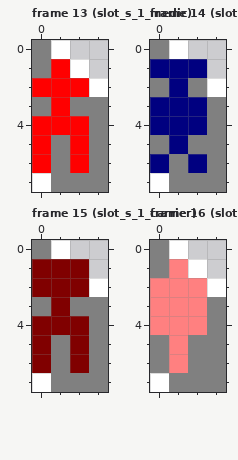
File history of a pixel-art file, assets/aseprite/planetbase_slots_cpc_mode0.aseprite. This is how it looked before the edit.
4x8 pixels, 216 frames. Shown: frame 13 (slot_s_1_medic), frame 14 (slot_s_1_guard), frame 15 (slot_s_1_carrier), frame 16 (slot_s_1_driller). The commit also changed other frames, which this record leaves out.
Now the later version:
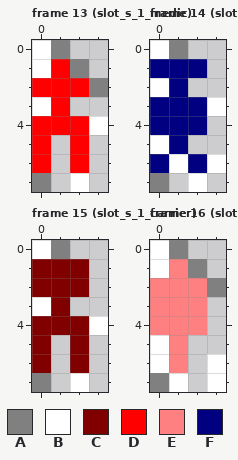
Palette (. is transparent): A #808080  B #ffffff  C #800000  D #ff0000  E #ff8080  F #000080
Diff:
{"where": "frame 13 (slot_s_1_medic)"}
{"frame":13,"y":0,"x":0,"old":"AB","new":"BA"}
{"frame":13,"y":1,"x":0,"old":"A","new":"B"}
{"frame":13,"y":1,"x":2,"old":"B","new":"A"}
{"frame":13,"y":2,"x":3,"old":"B","new":"A"}
{"frame":13,"y":3,"x":0,"old":"A","new":"B"}
{"frame":13,"y":3,"x":2,"old":"AA","new":".."}
{"frame":13,"y":4,"x":3,"old":"A","new":"B"}
{"frame":13,"y":5,"x":1,"old":"A","new":"."}
{"frame":13,"y":5,"x":3,"old":"A","new":"."}
{"frame":13,"y":6,"x":1,"old":"A","new":"."}
{"frame":13,"y":6,"x":3,"old":"A","new":"."}
{"frame":13,"y":7,"x":0,"old":"BAAA","new":"A.B."}
{"where": "frame 14 (slot_s_1_guard)"}
{"frame":14,"y":0,"x":0,"old":"AB","new":"BA"}
{"frame":14,"y":2,"x":0,"old":"A","new":"B"}
{"frame":14,"y":2,"x":2,"old":"AB","new":".."}
{"frame":14,"y":3,"x":3,"old":"A","new":"B"}
{"frame":14,"y":4,"x":3,"old":"A","new":"."}
{"frame":14,"y":5,"x":0,"old":"A","new":"B"}
{"frame":14,"y":5,"x":2,"old":"AA","new":".."}
{"frame":14,"y":6,"x":1,"old":"A","new":"B"}
{"frame":14,"y":6,"x":3,"old":"A","new":"B"}
{"frame":14,"y":7,"x":0,"old":"BAAA","new":"A.B."}
{"where": "frame 15 (slot_s_1_carrier)"}
{"frame":15,"y":0,"x":0,"old":"AB","new":"BA"}
{"frame":15,"y":2,"x":3,"old":"B","new":"."}
{"frame":15,"y":3,"x":0,"old":"A","new":"B"}
{"frame":15,"y":3,"x":2,"old":"AA","new":".."}
{"frame":15,"y":4,"x":3,"old":"A","new":"B"}
{"frame":15,"y":5,"x":1,"old":"A","new":"."}
{"frame":15,"y":5,"x":3,"old":"A","new":"."}
{"frame":15,"y":6,"x":1,"old":"A","new":"."}
{"frame":15,"y":6,"x":3,"old":"A","new":"."}
{"frame":15,"y":7,"x":0,"old":"BAAA","new":"A.B."}
{"where": "frame 16 (slot_s_1_driller)"}
{"frame":16,"y":0,"x":0,"old":"AB","new":"BA"}
{"frame":16,"y":1,"x":0,"old":"A","new":"B"}
{"frame":16,"y":1,"x":2,"old":"B","new":"A"}
{"frame":16,"y":2,"x":3,"old":"B","new":"A"}
{"frame":16,"y":3,"x":3,"old":"A","new":"."}
{"frame":16,"y":4,"x":3,"old":"A","new":"."}
{"frame":16,"y":5,"x":0,"old":"A","new":"B"}
{"frame":16,"y":5,"x":2,"old":"AA","new":".."}
{"frame":16,"y":6,"x":0,"old":"A","new":"B"}
{"frame":16,"y":6,"x":2,"old":"AA","new":".B"}
{"frame":16,"y":7,"x":0,"old":"BAAA","new":"AB.B"}
